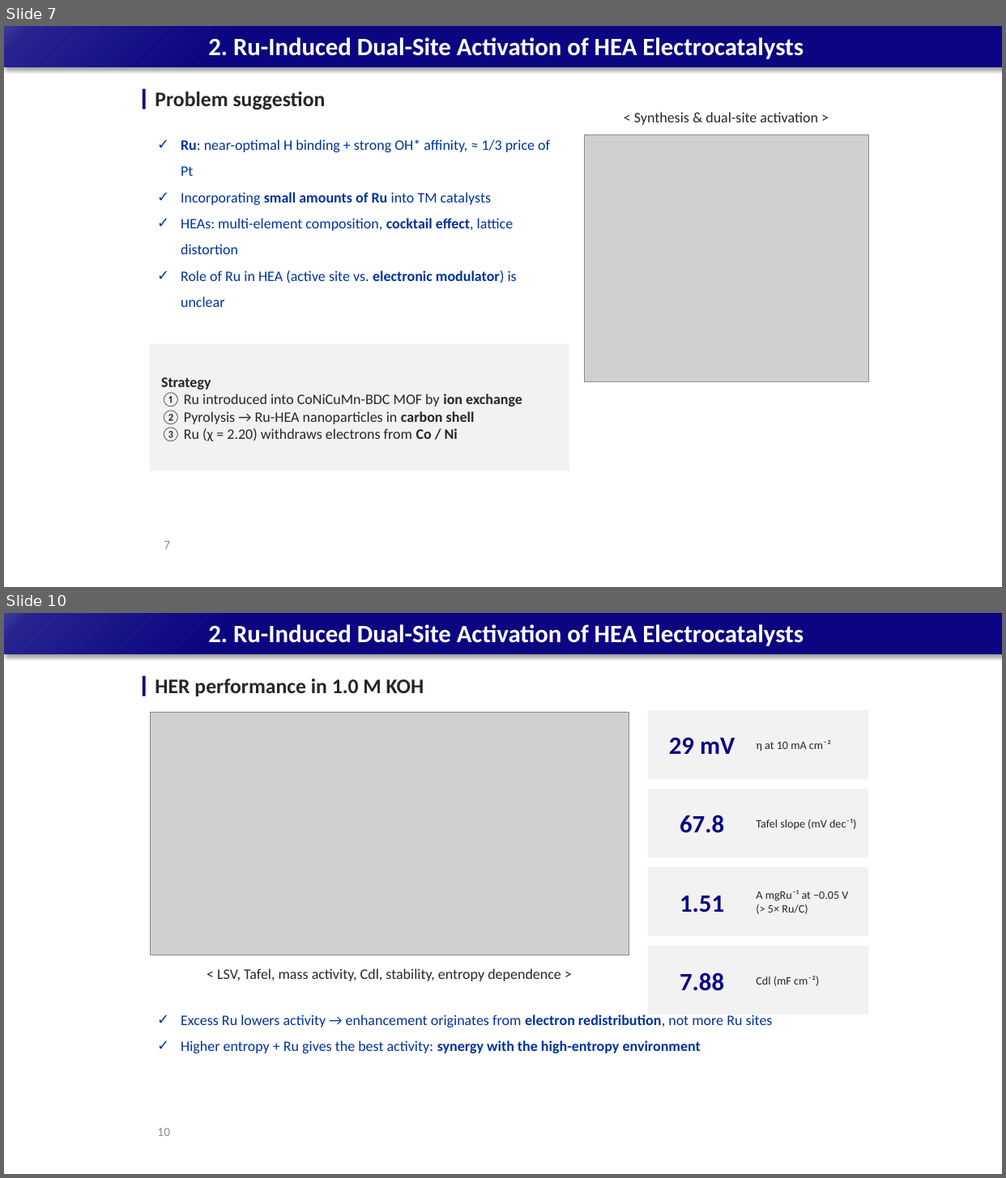
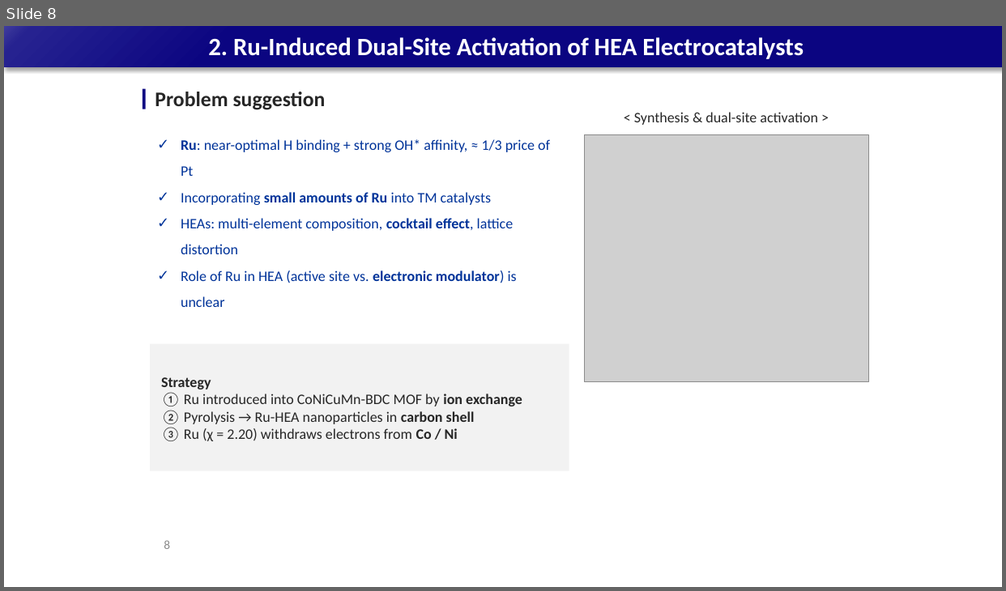
Before and after one commit to limsj0204/letter, a slide deck: 학위논문_디펜스_발표자료.pptx. Shown one above the other, each under a label of ours: slides 7 and 10 before the commit, slide 8 after it; the slides between them are not shown. The pictures are 1006x1178 and 1006x591 pixels, drawn with LibreOffice and Linux fonts; fonts in the diff are those of the drawing; grey boxes stand for pictures. Boxes give left, top, right and bottom in pixels: in the first picture for what was removed or moved away, otherwise in the second. Text is boxed around its words. In the diff, an @@ line names an element or a change of style, - is before the commit and + after.

```diff
--- a/학위논문_디펜스_발표자료.pptx
+++ b/학위논문_디펜스_발표자료.pptx
@@ slide 10 removed at [4, 613, 1002, 1174], background #FFFFFF; not listed: 1 template element that a slide beside it also shows @@
@@ title removed at [208, 624, 803, 646] @@
-2. Ru-Induced Dual-Site Activation of HEA Electrocatalysts
@@ rectangle removed at [143, 676, 146, 696] @@
@@ text removed at [155, 679, 424, 696] @@
-HER performance in 1.0 M KOH
@@ picture removed at [150, 712, 629, 955] @@
@@ rectangle removed at [648, 710, 868, 779] @@
@@ text removed at [669, 737, 735, 754] @@
-29 mV
@@ text removed at [756, 740, 831, 752] @@
-η at 10 mA cm⁻²
@@ rectangle removed at [648, 789, 868, 858] @@
@@ text removed at [680, 815, 724, 833] @@
-67.8
@@ text removed at [756, 819, 856, 829] @@
-Tafel slope (mV dec⁻¹)
@@ rectangle removed at [648, 867, 868, 936] @@
@@ text removed at [680, 896, 724, 913] @@
-1.51
@@ text removed at [756, 890, 848, 914] @@
-A mgRu⁻¹ at −0.05 V
-(> 5× Ru/C)
@@ rectangle removed at [648, 946, 868, 1015] @@
@@ text removed at [217, 969, 561, 982] @@
-< LSV, Tafel, mass activity, Cdl, stability, entropy dependence >
@@ text removed at [680, 973, 724, 991] @@
-7.88
@@ text removed at [756, 976, 819, 986] @@
-Cdl (mF cm⁻²)
@@ text removed at [181, 1015, 773, 1054] @@
-✓ Excess Ru lowers activity → enhancement originates from electron redistribution, not more Ru sites
-✓ Higher entropy + Ru gives the best activity: synergy with the high-entropy environment
@@ page number removed at [157, 1128, 170, 1136] @@
-10
@@ what was slide 7 is now slide 8 @@
@@ page number at [164, 540, 170, 549]: text changed @@
-7
+8
```
Also in this commit, not shown: 9 slides changed, 14 slides added, 1 other slide removed.
